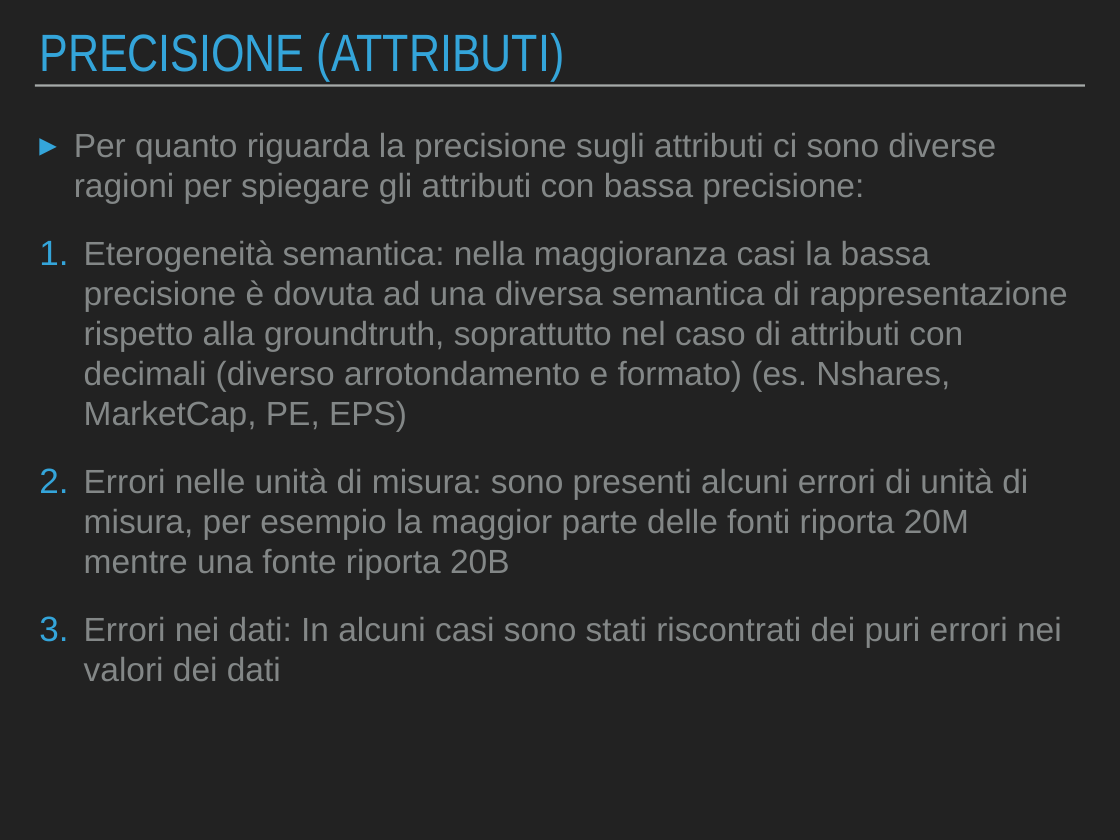
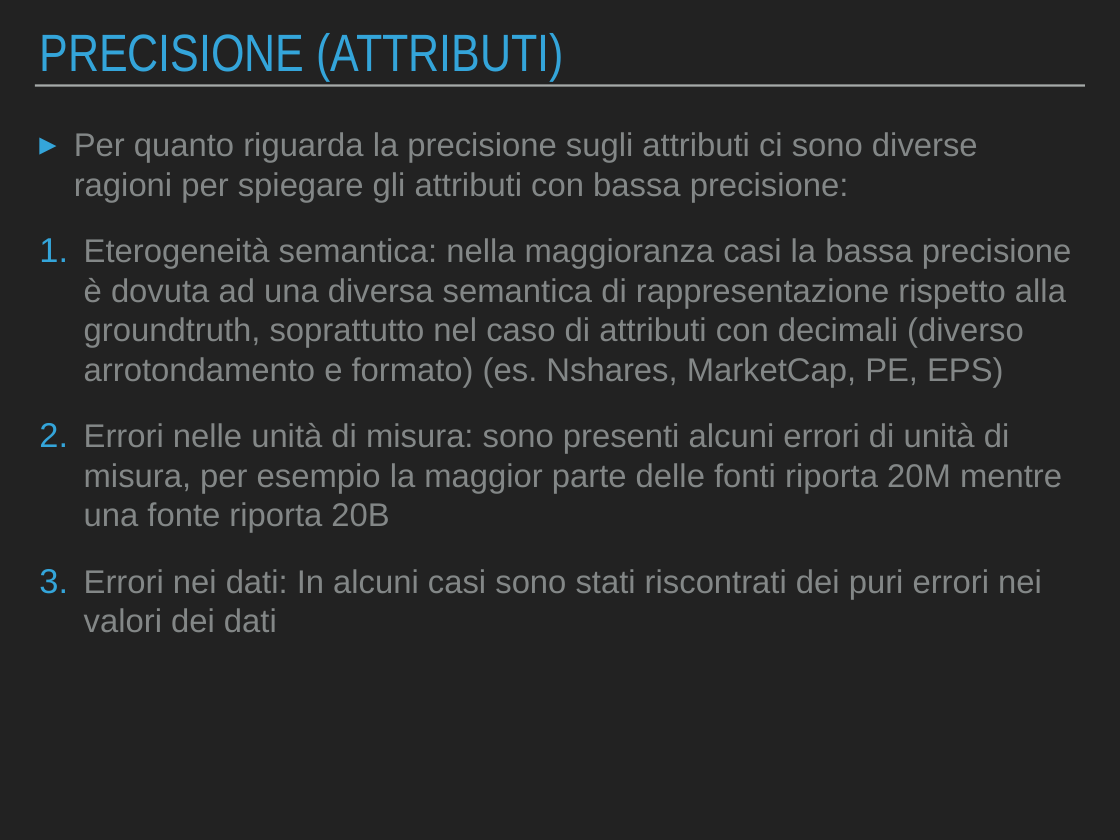
Before and after one commit to Beltra97/Unimib_ArchitettureDati, a slide deck: slide 15 of PresentazionePowerPoint.pptx (slide 14 before the commit). Drawn at 1120x840 pixels with LibreOffice and Linux fonts; fonts in the diff are those of the drawing. Boxes give left, top, right and bottom in pixels: in the first picture for what was removed or moved away, otherwise in the second. Text is boxed around its words. In the diff, an @@ line names an element or a change of style, - is before the commit and + after.

```diff
--- a/PresentazionePowerPoint.pptx
+++ b/PresentazionePowerPoint.pptx
@@ text "Per quanto riguarda la precisione ..." at box(74, 132, 1071, 632): size 30.6 to 30 pt @@
```
Also in this commit, not shown: 12 other slides changed, 2 slides added, 2 other files.
